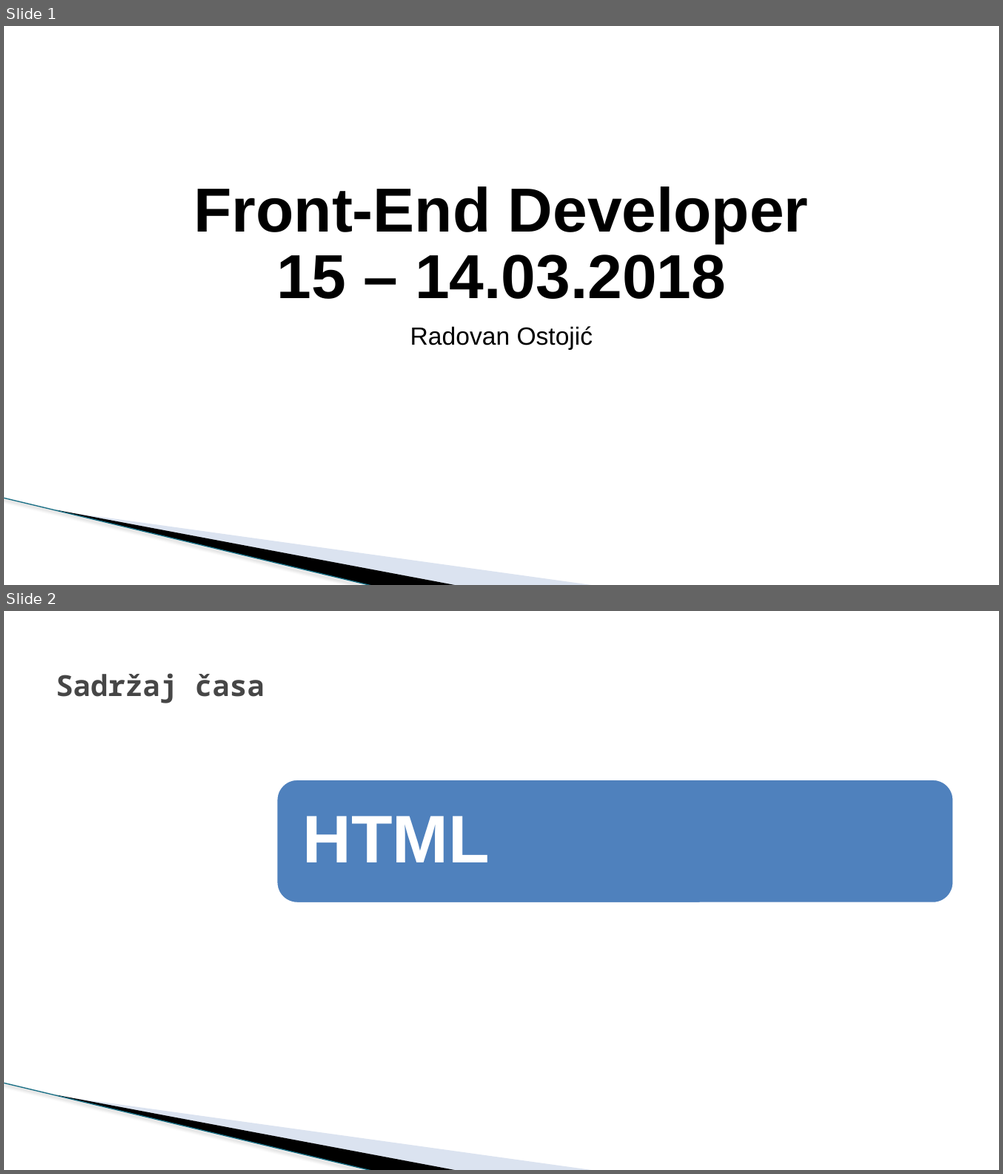
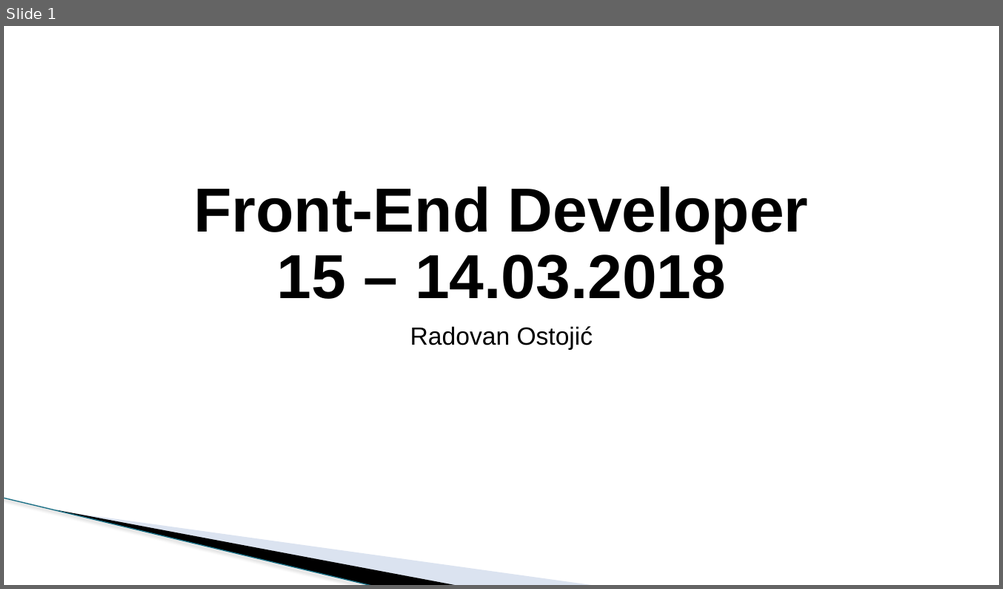
Before and after one commit to todalexcode/kurs-front-end, a slide deck: sesija-15/PPT/Front-End Developer-15.pptx. Shown one above the other, each under a label of ours: slides 1 and 2 before the commit, slide 1 after it. The pictures are 1003x1174 and 1003x589 pixels, drawn with LibreOffice and Linux fonts; fonts in the diff are those of the drawing; background and template pictures are left out. Boxes give left, top, right and bottom in pixels: in the first picture for what was removed or moved away, otherwise in the second. Text is boxed around its words. In the diff, an @@ line names an element or a change of style, - is before the commit and + after.

```diff
--- a/sesija-15/PPT/Front-End Developer-15.pptx
+++ b/sesija-15/PPT/Front-End Developer-15.pptx
@@ slide 2 removed at (4,611,999,1170), background #FFFFFF; not listed: 3 template elements that a slide beside it also shows @@
@@ text removed at (56,673,264,703) @@
-Sadržaj časa
@@ rounded rectangle removed at (276,780,954,903) @@
@@ text removed at (303,816,490,863) @@
-HTML
```
Also in this commit, not shown: 1 slide changed, 9 slides added, 1 other slide removed, 17 other files.
